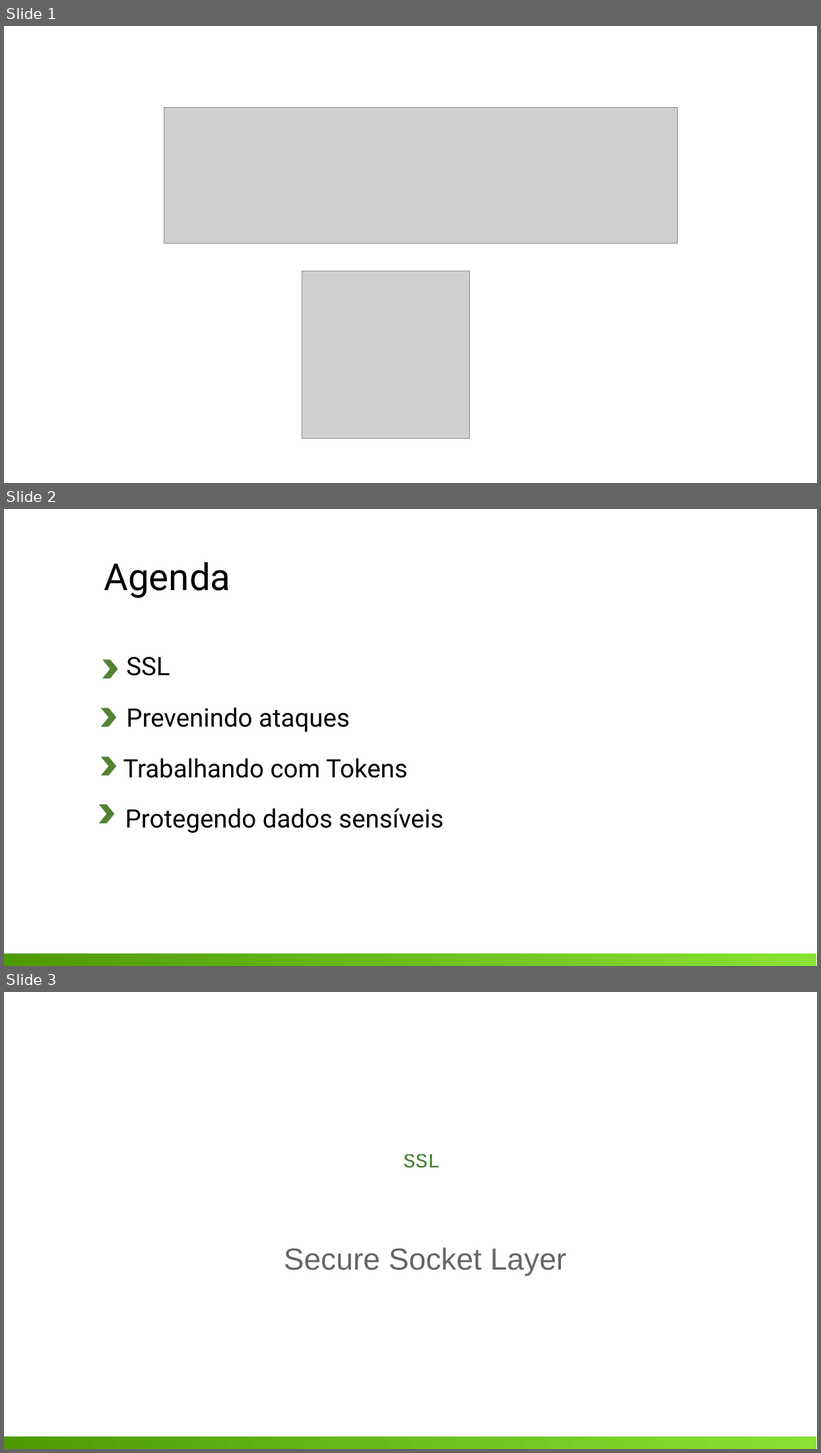
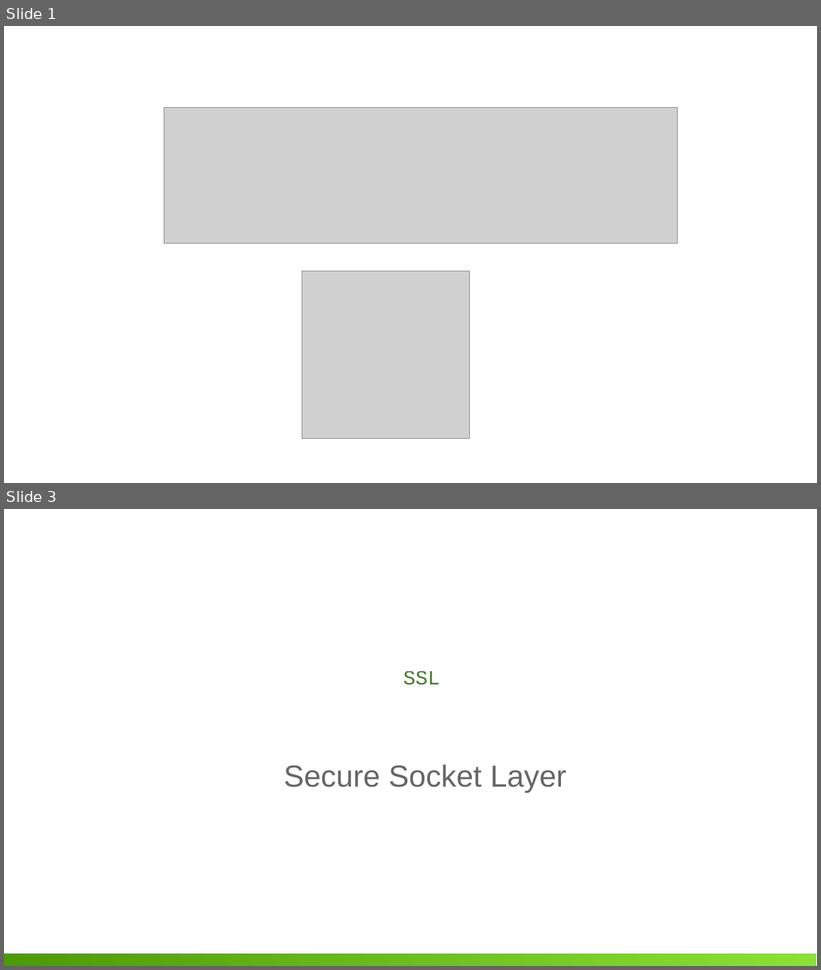
Before and after one commit to gambarra/PalestraAspNetCoreSecurity, a slide deck: ppt/Seguranca.odp. Shown one above the other, each under a label of ours: slides 1, 2 and 3 before the commit, slides 1 and 3 after it; the slides between them are not shown. The pictures are 821x1453 and 821x970 pixels, drawn with LibreOffice and Linux fonts; fonts in the diff are those of the drawing; grey boxes stand for pictures. Boxes give left, top, right and bottom in pixels: in the first picture for what was removed or moved away, otherwise in the second. Text is boxed around its words. In the diff, an @@ line names an element or a change of style, - is before the commit and + after.

```diff
--- a/ppt/Seguranca.odp
+++ b/ppt/Seguranca.odp
@@ slide 2 removed at (4, 509, 817, 966), background #FFFFFF @@
@@ text removed at (104, 562, 231, 598) @@
-Agenda
@@ chevron removed at (102, 659, 118, 679) @@
@@ text removed at (126, 657, 170, 676) @@
-SSL
@@ chevron removed at (101, 708, 116, 727) @@
@@ text removed at (126, 708, 350, 732) @@
-Prevenindo ataques
@@ chevron removed at (101, 757, 116, 776) @@
@@ text removed at (123, 758, 408, 778) @@
-Trabalhando com Tokens
@@ chevron removed at (99, 805, 114, 824) @@
@@ text removed at (125, 809, 444, 833) @@
-Protegendo dados sensíveis
@@ rectangle removed at (4, 955, 817, 966) @@
```
Also in this commit, not shown: 3 slides changed, 1 slide added, 3 other slides removed, 1 other file.
